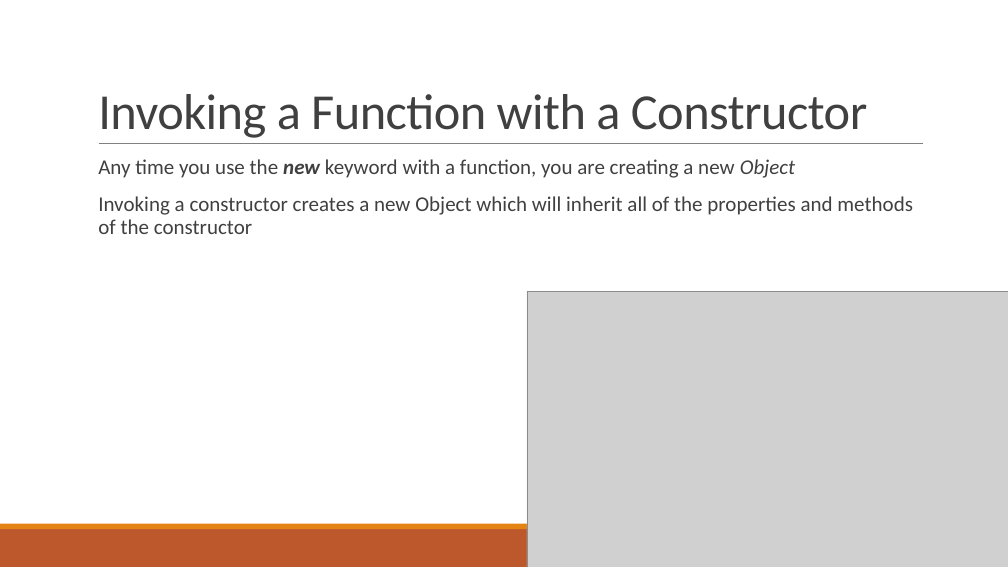
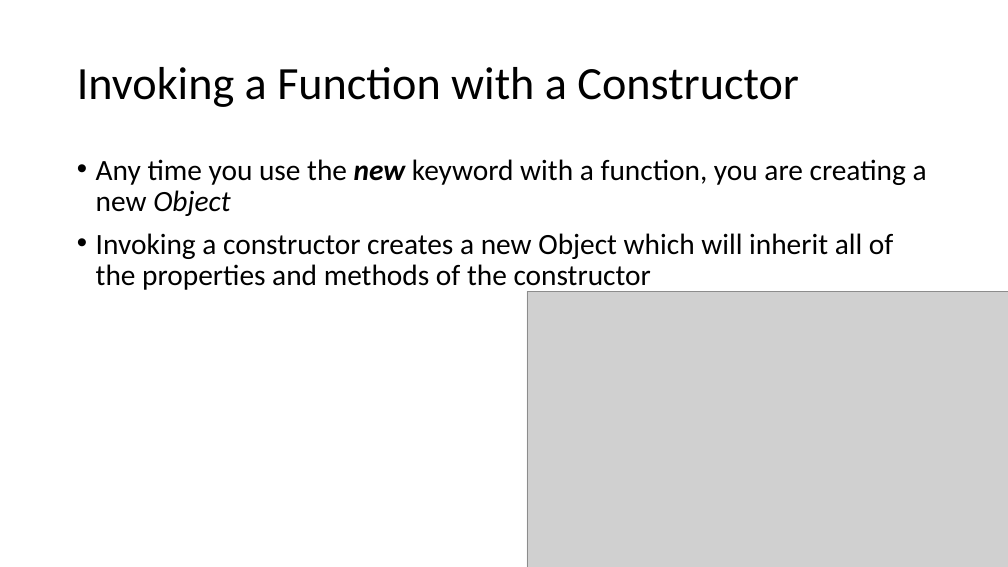
Before and after one commit to YWCANWIL-TechLab/Module12-Functions, a slide deck: slide 27 of slides/Module 12 - Functions.pptx. Drawn at 1008x567 pixels with LibreOffice and Linux fonts; fonts in the diff are those of the drawing; grey boxes stand for pictures. Boxes give left, top, right and bottom in pixels: in the first picture for what was removed or moved away, otherwise in the second. Text is boxed around its words. In the diff, an @@ line names an element or a change of style, - is before the commit and + after.

```diff
--- a/slides/Module 12 - Functions.pptx
+++ b/slides/Module 12 - Functions.pptx
@@ title "Invoking a Function with a ...": place and size @@
-title "Invoking a Function with a ..." at (98, 94, 867, 138)
+title "Invoking a Function with a ..." at (77, 67, 798, 107)
@@ title "Invoking a Function with a ..." at (77, 67, 798, 107): size 48 to 44 pt, text colour #404040 to #000000, letter spacing -0.5 to 0 pt; line spacing 0.85 to 0.9; vertical alignment bottom to middle @@
@@ line removed from (99, 144) to (923, 144) @@
@@ text "Any time you use the ..." at (96, 159, 927, 293): size 20 to 28 pt, text colour #404040 to #000000; bullet   to •; less space between paragraphs @@
@@ rectangle removed at (0, 529, 1008, 567) @@
@@ rectangle removed at (0, 524, 1008, 529) @@
```
Also in this commit, not shown: 34 other slides changed, 5 other files.
